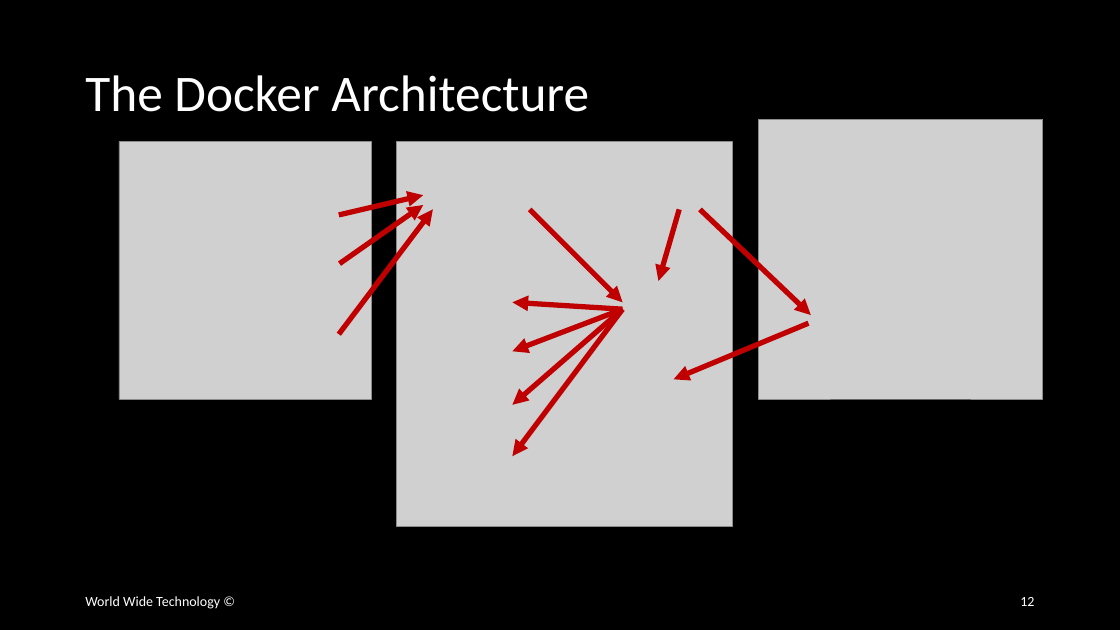
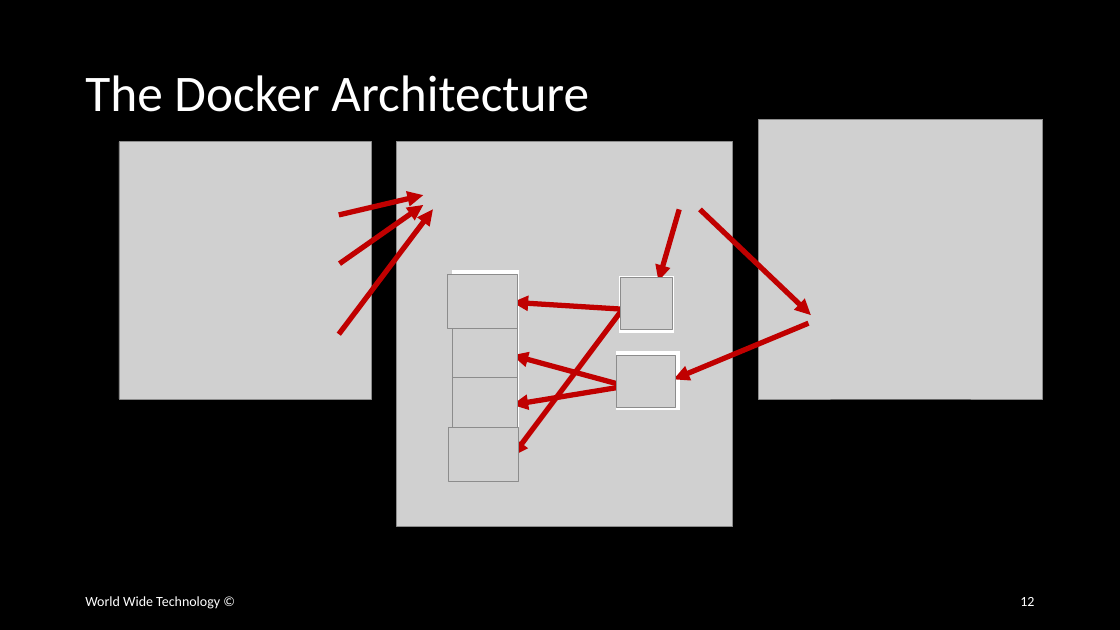
Before and after one commit to wwt/docker-foundations, a slide deck: slide 12 of docker-foundations.pptx. Drawn at 1120x630 pixels with LibreOffice and Linux fonts; fonts in the diff are those of the drawing; grey boxes stand for pictures. Boxes give left, top, right and bottom in pixels: in the first picture for what was removed or moved away, otherwise in the second. Text is boxed around its words. In the diff, an @@ line names an element or a change of style, - is before the commit and + after.

```diff
--- a/docker-foundations.pptx
+++ b/docker-foundations.pptx
@@ arrow removed from (530, 209) to (623, 302) @@
@@ picture added at box(448, 275, 518, 329) @@
@@ rectangle added at box(452, 271, 518, 481), fill #FFFFFF, outline #FFFFFF 1 pt @@
@@ rectangle added at box(619, 276, 674, 333), fill #FFFFFF, outline #FFFFFF 1 pt @@
@@ picture added at box(621, 278, 672, 329) @@
@@ picture added at box(452, 326, 518, 378) @@
@@ arrow moved from (623, 309) - (513, 351) to (626, 386) - (513, 355) @@
@@ rectangle added at box(617, 351, 680, 409), fill #FFFFFF, outline #FFFFFF 1 pt @@
@@ picture added at box(617, 355, 676, 408) @@
@@ picture added at box(452, 378, 518, 430) @@
@@ arrow moved from (623, 309) - (513, 405) to (626, 386) - (513, 405) @@
@@ picture added at box(449, 428, 518, 481) @@
```
Also in this commit, not shown: 2 slides added.
